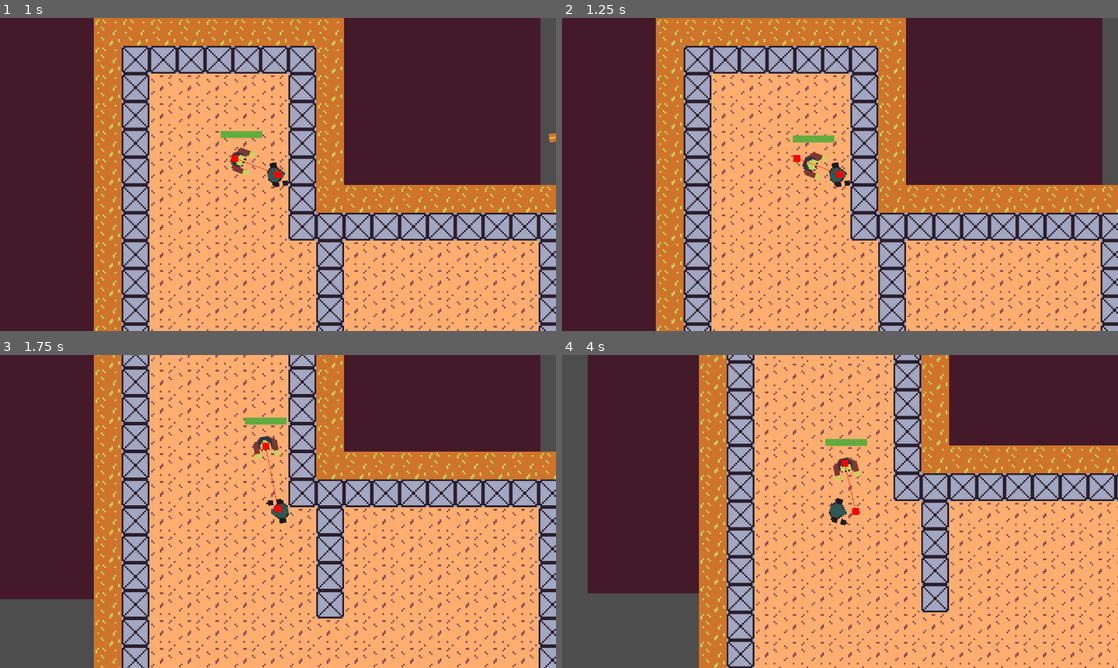
Above: before the commit, frames 1-4 (two rows, left to right).
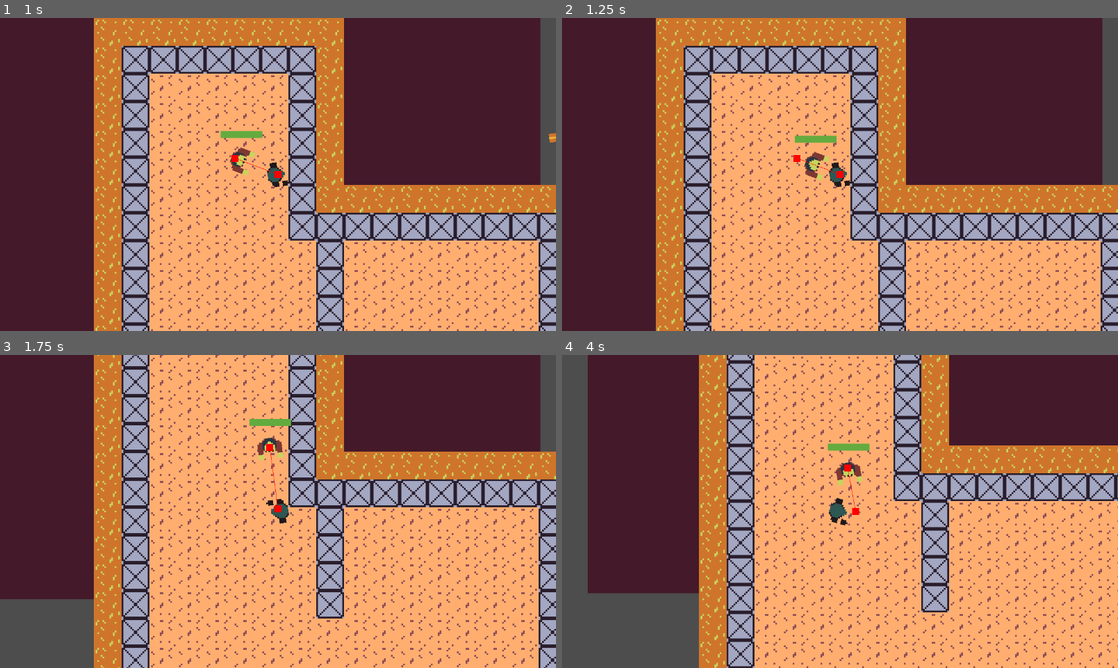
Above: after the commit, the same moments.

Repository: pjz987/repurposed
Game: Godot game, scene res://room.tscn
The game is run twice, just before and just after one commit, with the same random seed, the same clock (stepped at 60 frames per second) and the same inputs.
Inputs (mouse positions are in pixels of both pictures, inside the frame that each line leads up to):
- Up to frame 1 (1 s): move the mouse to (400, 158) at 0.52 s; hold Right (ui_right) from 0.53 s (still down); click (400, 158) at 0.67 s
- Up to frame 2 (1.25 s): keep holding Right (ui_right)
- Up to frame 3 (1.75 s): move the mouse to (166, 527) at 1.27 s; release Right (ui_right) at 1.28 s; hold Down (ui_down) from 1.28 s (still down)
- Up to frame 4 (4 s): move the mouse to (895, 442) at 2.02 s; release Down (ui_down) at 2.03 s; hold Right (ui_right) 2.03-2.78 s; move the mouse to (812, 574) at 2.77 s; hold Up (ui_up) 2.78-3.53 s; click (812, 574) at 2.92 s; move the mouse to (1006, 558) at 3.52 s; hold Left (ui_left) from 3.53 s (still down)

Frame 1 is identical in both runs. In frame 2, 0.2% of the frame differs, in the area x 41-50%, y 37-52%; in frame 3, 0.4%; in frame 4, 0.6%, in the area x 47-56%, y 26-49%.

Commit message:
player health

Diff:
--- a/Player.tscn
+++ b/Player.tscn
@@ -6,10 +6,12 @@
 [sub_resource type="CircleShape2D" id="CircleShape2D_e80uo"]
 radius = 6.0827627
 
+[sub_resource type="CircleShape2D" id="CircleShape2D_kpjcp"]
+radius = 5.0
+
 [node name="Player" type="CharacterBody2D"]
 z_index = 2
 collision_layer = 2
-collision_mask = 9
 script = ExtResource("1_kpjcp")
 
 [node name="Sprite2D" type="Sprite2D" parent="."]
@@ -20,3 +22,12 @@
 shape = SubResource("CircleShape2D_e80uo")
 
 [node name="Camera2D" type="Camera2D" parent="."]
+
+[node name="Hurtbox" type="Area2D" parent="."]
+collision_layer = 64
+collision_mask = 128
+
+[node name="CollisionShape2D" type="CollisionShape2D" parent="Hurtbox"]
+shape = SubResource("CircleShape2D_kpjcp")
+
+[connection signal="area_entered" from="Hurtbox" to="." method="_on_hurtbox_area_entered"]
--- a/enemy.tscn
+++ b/enemy.tscn
@@ -7,10 +7,13 @@
 
 [sub_resource type="CircleShape2D" id="CircleShape2D_iifgy"]
 
+[sub_resource type="CircleShape2D" id="CircleShape2D_epg4t"]
+radius = 3.1622777
+
 [node name="Enemy" type="CharacterBody2D"]
 z_index = 2
 collision_layer = 8
-collision_mask = 11
+collision_mask = 9
 script = ExtResource("1_4gyqm")
 
 [node name="Area2D" type="Area2D" parent="."]
@@ -48,5 +51,17 @@
 texture_under = ExtResource("3_iifgy")
 texture_progress = ExtResource("4_epg4t")
 
+[node name="Hitbox" type="Area2D" parent="."]
+collision_layer = 128
+collision_mask = 0
+
+[node name="CollisionShape2D" type="CollisionShape2D" parent="Hitbox"]
+position = Vector2(6, -5)
+shape = SubResource("CircleShape2D_epg4t")
+
+[node name="CollisionShape2D2" type="CollisionShape2D" parent="Hitbox"]
+position = Vector2(6, 5)
+shape = SubResource("CircleShape2D_epg4t")
+
 [connection signal="body_entered" from="Area2D" to="." method="_on_area_2d_body_entered"]
 [connection signal="timeout" from="Timer" to="." method="_on_timer_timeout"]
--- a/player.gd
+++ b/player.gd
@@ -3,6 +3,17 @@
 const SPEED: int = 90
 const BULLET: PackedScene = preload("res://bullet.tscn")
 
+@onready var hurtbox: Area2D = $Hurtbox
+
+var invincible: bool = false
+
+@export var invincibility_timeout: float = 1.0
+@export var max_health: int = 20
+var health: int = max_health:
+	set(value):
+		health = value
+		if health <= 0:
+			die()
 
 func _input(event: InputEvent) -> void:
 	if (event is InputEventMouseButton and event.button_index == MOUSE_BUTTON_LEFT
@@ -49,3 +60,27 @@
 			velocity.y = 0
 
 	move_and_slide()
+
+	check_for_attack()
+
+#func _on_hurtbox_area_entered(area: Area2D) -> void:
+	#print("zombie hit player")
+	#if not invincible:
+		#health -= 1
+	#await get_tree().create_timer(1.0).timeout
+	#invincible = true
+	#print(hurtbox.get_overlapping_areas())
+
+
+func die():
+	print("player died")
+	queue_free()
+
+func check_for_attack():
+	if not invincible:
+		if hurtbox.get_overlapping_areas():
+			health -= 1
+			print("took damage")
+			invincible = true
+			await get_tree().create_timer(1.0).timeout
+			invincible = false
--- a/project.godot
+++ b/project.godot
@@ -75,6 +75,8 @@
 2d_physics/layer_4="Enemy"
 2d_physics/layer_5="Enemy-Hurt-Box"
 2d_physics/layer_6="pickup"
+2d_physics/layer_7="player_hurtbox"
+2d_physics/layer_8="enemy_hitbox"
 
 [rendering]
 
Not shown: 1 places in Player.tscn that only renumber resources
Not shown: 1 places in enemy.tscn that only renumber resources
